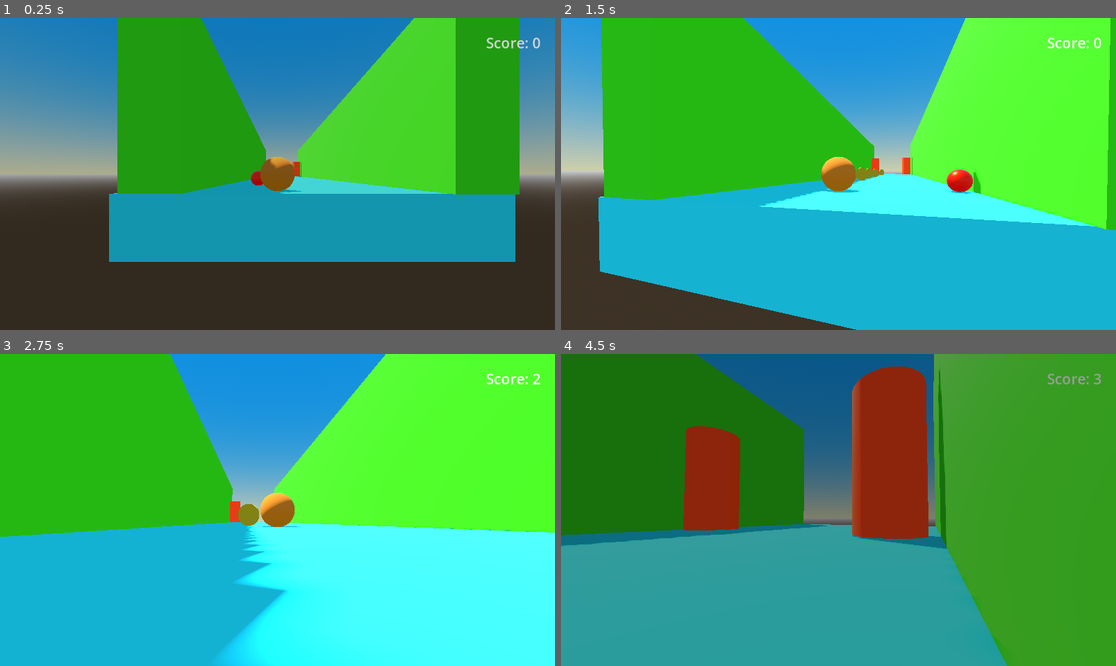
Above: before the commit, frames 1-4 (two rows, left to right).
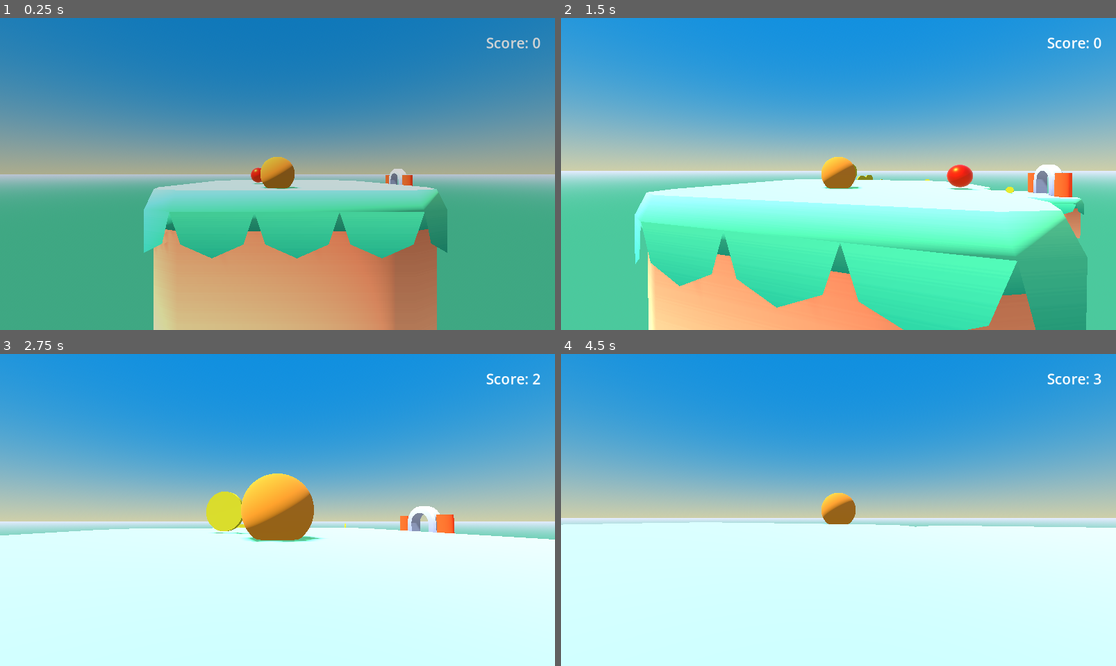
Above: after the commit, the same moments.

Repository: gutierrezArmando/test-01
Game: Godot game, scene res://test.tscn
Two runs of this game, one before a commit and one after it. Both use one fixed random seed, a clock stepped at 60 frames per second and the inputs below.
Inputs (mouse positions are in pixels of both pictures, inside the frame that each line leads up to):
- Up to frame 1 (0.25 s): no input
- Up to frame 2 (1.5 s): move the mouse to (866, 174) at 0.52 s; hold W (move_up) from 0.53 s (still down); move the mouse to (810, 174) at 1.27 s
- Up to frame 3 (2.75 s): keep holding W (move_up); move the mouse to (288, 503) at 2.02 s
- Up to frame 4 (4.5 s): keep holding W (move_up); move the mouse to (832, 516) at 2.77 s; move the mouse to (877, 513) at 3.52 s; move the mouse to (794, 506) at 4.27 s

The runs differ from the first frame. In frame 1, 76% of the frame differs, in the area x 0-100%, y 0-100%; in frame 2, 86%; in frame 3, 90%; in frame 4, 100%.

Commit message:
Juego utulizando Assets predefinidos

Diff:
--- a/change_scene_area.tscn
+++ b/change_scene_area.tscn
@@ -1,6 +1,7 @@
-[gd_scene load_steps=6 format=3 uid="uid://cdv1xxfppie2x"]
+[gd_scene load_steps=7 format=3 uid="uid://cdv1xxfppie2x"]
 
 [ext_resource type="Script" uid="uid://cot43rih6hvhr" path="res://change_scene_area.gd" id="1_ctyqb"]
+[ext_resource type="ArrayMesh" uid="uid://ct1ffd6nov6u0" path="res://OBJ format/door-large-open.obj" id="2_rr4gq"]
 
 [sub_resource type="BoxShape3D" id="BoxShape3D_8asm6"]
 size = Vector3(1.8050537, 1, 1)
@@ -23,7 +24,7 @@
 shape = SubResource("BoxShape3D_8asm6")
 
 [node name="MeshInstance3D" type="MeshInstance3D" parent="."]
-transform = Transform3D(0.65, 0, 0, 0, 0.65, 0, 0, 0, 0.65, -1.2371905, 0, 0)
+transform = Transform3D(0.65, 0, 0, 0, 0.65, 0, 0, 0, 0.65, -1.2371905, 0.104162335, 0)
 mesh = SubResource("CylinderMesh_rr4gq")
 
 [node name="StaticBody3D" type="StaticBody3D" parent="MeshInstance3D"]
@@ -32,7 +33,7 @@
 shape = SubResource("CylinderShape3D_mj7ab")
 
 [node name="MeshInstance3D2" type="MeshInstance3D" parent="."]
-transform = Transform3D(0.65, 0, 0, 0, 0.65, 0, 0, 0, 0.65, 1.1747361, 0, 0)
+transform = Transform3D(0.65, 0, 0, 0, 0.65, 0, 0, 0, 0.65, 1.1747361, 0.104162335, 0)
 mesh = SubResource("CylinderMesh_rr4gq")
 
 [node name="StaticBody3D" type="StaticBody3D" parent="MeshInstance3D2"]
@@ -40,4 +41,8 @@
 [node name="CollisionShape3D" type="CollisionShape3D" parent="MeshInstance3D2/StaticBody3D"]
 shape = SubResource("CylinderShape3D_mj7ab")
 
+[node name="DoorLargeOpen" type="MeshInstance3D" parent="."]
+transform = Transform3D(1.8000001, 0, 0, 0, 1.8000001, 0, 0, 0, 1.8000001, -0.032492302, -0.5475446, 0.0060936213)
+mesh = ExtResource("2_rr4gq")
+
 [connection signal="body_entered" from="." to="." method="_on_body_entered"]
--- /dev/null
+++ b/kill_area.gd
@@ -0,0 +1,7 @@
+#kill_area.gd
+extends Area3D
+
+#conectado desde la sección de señales
+func _on_body_entered(body: Node3D) -> void:
+	if body is Player and body.has_method("kill"):
+		body.kill()
--- /dev/null
+++ b/kill_area.tscn
@@ -0,0 +1,15 @@
+[gd_scene load_steps=3 format=3 uid="uid://dv7wtql0lffj4"]
+
+[ext_resource type="Script" uid="uid://ctoleqrh1cu54" path="res://kill_area.gd" id="1_8lwfm"]
+
+[sub_resource type="BoxShape3D" id="BoxShape3D_qctm6"]
+size = Vector3(200, 1, 200)
+
+[node name="KillArea" type="Area3D"]
+collision_mask = 3
+script = ExtResource("1_8lwfm")
+
+[node name="CollisionShape3D" type="CollisionShape3D" parent="."]
+shape = SubResource("BoxShape3D_qctm6")
+
+[connection signal="body_entered" from="." to="." method="_on_body_entered"]
--- a/player/player.gd
+++ b/player/player.gd
@@ -36,4 +36,5 @@
 	GameManager.fade_out()
 	hide()
 	await GameManager.animation_player.animation_finished
+	GameManager.score=0
 	get_tree().call_deferred("reload_current_scene")
--- a/test.tscn
+++ b/test.tscn
@@ -1,15 +1,18 @@
-[gd_scene load_steps=14 format=3 uid="uid://p5py6j4k0oo3"]
+[gd_scene load_steps=15 format=3 uid="uid://p5py6j4k0oo3"]
 
 [ext_resource type="PackedScene" uid="uid://oy1fs40ohdek" path="res://player/player.tscn" id="1_37kl0"]
+[ext_resource type="ArrayMesh" uid="uid://q8il0oumkl11" path="res://OBJ format/block-grass-overhang-large.obj" id="1_g14j6"]
 [ext_resource type="PackedScene" uid="uid://c51xfgwmy4uue" path="res://coins/coin_collected.tscn" id="2_8uh7m"]
 [ext_resource type="PackedScene" uid="uid://gxvlj7nil6l" path="res://hud/hud.tscn" id="3_6uqi0"]
 [ext_resource type="PackedScene" uid="uid://cdv1xxfppie2x" path="res://change_scene_area.tscn" id="4_ppyta"]
 [ext_resource type="PackedScene" uid="uid://b55n6a8k7ekyw" path="res://Enemy/EnemyBG.tscn" id="5_ykrsh"]
+[ext_resource type="PackedScene" uid="uid://dv7wtql0lffj4" path="res://kill_area.tscn" id="7_vbegm"]
 
 [sub_resource type="ProceduralSkyMaterial" id="ProceduralSkyMaterial_mf4mk"]
 sky_top_color = Color(0.061662085, 0.43387994, 0.774739, 1)
 sky_horizon_color = Color(0.67784494, 0.6847582, 0.5251967, 1)
-ground_horizon_color = Color(0.66224277, 0.6717428, 0.6867428, 1)
+ground_bottom_color = Color(0.23921569, 0.654902, 0.48235294, 1)
+ground_horizon_color = Color(0.80784315, 0.85490197, 1, 1)
 
 [sub_resource type="Sky" id="Sky_37kl0"]
 sky_material = SubResource("ProceduralSkyMaterial_mf4mk")
@@ -21,11 +24,8 @@
 ambient_light_sky_contribution = 0.0
 tonemap_mode = 2
 
-[sub_resource type="StandardMaterial3D" id="StandardMaterial3D_mf4mk"]
-albedo_color = Color(0.10266092, 0.6854177, 0.8485783, 1)
-
-[sub_resource type="StandardMaterial3D" id="StandardMaterial3D_37kl0"]
-albedo_color = Color(0.16359085, 0.7140984, 0, 1)
+[sub_resource type="BoxShape3D" id="BoxShape3D_vbegm"]
+size = Vector3(1.9543457, 0.92041016, 2.0224304)
 
 [sub_resource type="Animation" id="Animation_ykrsh"]
 resource_name = "EnemiesMovement"
@@ -34,7 +34,7 @@
 tracks/0/type = "value"
 tracks/0/imported = false
 tracks/0/enabled = true
-tracks/0/path = NodePath("EnemyBg:position")
+tracks/0/path = NodePath("Enemies/EnemyBg:position")
 tracks/0/interp = 1
 tracks/0/loop_wrap = true
 tracks/0/keys = {
@@ -43,13 +43,25 @@
 "update": 0,
 "values": [Vector3(1.1049461, 1.8118421, -0.8849394), Vector3(1.1049461, 1.8118421, 1.8520467), Vector3(1.1049461, 1.8118421, -0.8849394)]
 }
+tracks/1/type = "value"
+tracks/1/imported = false
+tracks/1/enabled = true
+tracks/1/path = NodePath("Enemies/EnemyBg2:position")
+tracks/1/interp = 1
+tracks/1/loop_wrap = true
+tracks/1/keys = {
+"times": PackedFloat32Array(0, 1.5, 3),
+"transitions": PackedFloat32Array(1, 1, 1),
+"update": 0,
+"values": [Vector3(14.987537, 1.0583898, 3.4660442), Vector3(11.38025, 1.0583898, 3.4660442), Vector3(14.987537, 1.0583898, 3.4660442)]
+}
 
 [sub_resource type="Animation" id="Animation_g14j6"]
 length = 0.001
 tracks/0/type = "value"
 tracks/0/imported = false
 tracks/0/enabled = true
-tracks/0/path = NodePath("EnemyBg:position")
+tracks/0/path = NodePath("Enemies/EnemyBg:position")
 tracks/0/interp = 1
 tracks/0/loop_wrap = true
 tracks/0/keys = {
@@ -58,6 +70,18 @@
 "update": 0,
 "values": [Vector3(1.1049461, 1.8118421, -0.8849394)]
 }
+tracks/1/type = "value"
+tracks/1/imported = false
+tracks/1/enabled = true
+tracks/1/path = NodePath("Enemies/EnemyBg2:position")
+tracks/1/interp = 1
+tracks/1/loop_wrap = true
+tracks/1/keys = {
+"times": PackedFloat32Array(0),
+"transitions": PackedFloat32Array(1),
+"update": 0,
+"values": [Vector3(14.987537, 1.0583898, 3.4660442)]
+}
 
 [sub_resource type="AnimationLibrary" id="AnimationLibrary_g14j6"]
 _data = {
@@ -71,62 +95,134 @@
 environment = SubResource("Environment_8uh7m")
 
 [node name="DirectionalLight3D" type="DirectionalLight3D" parent="."]
-transform = Transform3D(-0.8660254, -0.43301278, 0.25, 0, 0.49999997, 0.86602545, -0.50000006, 0.75, -0.43301266, 1.8848171, 4.503622, 0)
+transform = Transform3D(-0.9863633, 0.14253283, -0.082291365, 2.7805946e-08, 0.49999994, 0.86602545, 0.16458273, 0.85421574, -0.49318165, 18.504845, 4.503622, 0)
 shadow_enabled = true
 
-[node name="CSGBox3D" type="CSGBox3D" parent="."]
-transform = Transform3D(1, 0, 0, 0, 1, 0, 0, 0, 1, 8.560934, 1.2507449, 0.37742996)
-use_collision = true
-size = Vector3(18.286072, 0.8165283, 4.87368)
-material = SubResource("StandardMaterial3D_mf4mk")
-
-[node name="CSGBox3D3" type="CSGBox3D" parent="."]
-transform = Transform3D(1, 0, 0, 0, 1, 0, 0, 0, 1, 8.590685, 2.9649525, -1.5750961)
-use_collision = true
-size = Vector3(18.353699, 2.607605, 0.7501831)
-material = SubResource("StandardMaterial3D_37kl0")
-
-[node name="CSGBox3D4" type="CSGBox3D" parent="."]
-transform = Transform3D(1, 0, 0, 0, 1, 0, 0, 0, 1, 8.62816, 2.9649525, 2.413743)
-use_collision = true
-size = Vector3(18.55072, 2.607605, 0.7501831)
-material = SubResource("StandardMaterial3D_37kl0")
+[node name="Scene" type="Node3D" parent="."]
+
+[node name="BlockGrassOverhangLarge" type="MeshInstance3D" parent="Scene"]
+transform = Transform3D(2, 0, 0, 0, 2, 0, 0, 0, 2, 1.4622892, -0.36188698, 0.19089222)
+mesh = ExtResource("1_g14j6")
+skeleton = NodePath("../..")
+
+[node name="StaticBody3D" type="StaticBody3D" parent="Scene/BlockGrassOverhangLarge"]
+
+[node name="CollisionShape3D" type="CollisionShape3D" parent="Scene/BlockGrassOverhangLarge/StaticBody3D"]
+transform = Transform3D(1, 0, 0, 0, 1, 0, 0, 0, 1, 0.0057373047, 0.51788723, -0.0034637451)
+shape = SubResource("BoxShape3D_vbegm")
+
+[node name="BlockGrassOverhangLarge2" type="MeshInstance3D" parent="Scene"]
+transform = Transform3D(2, 0, 0, 0, 2, 0, 0, 0, 2, 5.223682, -0.6709385, 0.19089222)
+mesh = ExtResource("1_g14j6")
+skeleton = NodePath("../..")
+
+[node name="StaticBody3D" type="StaticBody3D" parent="Scene/BlockGrassOverhangLarge2"]
+
+[node name="CollisionShape3D" type="CollisionShape3D" parent="Scene/BlockGrassOverhangLarge2/StaticBody3D"]
+transform = Transform3D(1, 0, 0, 0, 1, 0, 0, 0, 1, 0.0057373047, 0.51788723, -0.0034637451)
+shape = SubResource("BoxShape3D_vbegm")
+
+[node name="BlockGrassOverhangLarge3" type="MeshInstance3D" parent="Scene"]
+transform = Transform3D(2, 0, 0, 0, 2, 0, 0, 0, 2, 9.2320595, -1.0783453, 0.19089222)
+mesh = ExtResource("1_g14j6")
+skeleton = NodePath("../..")
+
+[node name="StaticBody3D" type="StaticBody3D" parent="Scene/BlockGrassOverhangLarge3"]
+
+[node name="CollisionShape3D" type="CollisionShape3D" parent="Scene/BlockGrassOverhangLarge3/StaticBody3D"]
+transform = Transform3D(1, 0, 0, 0, 1, 0, 0, 0, 1, 0.0057373047, 0.51788723, -0.0034637451)
+shape = SubResource("BoxShape3D_vbegm")
+
+[node name="BlockGrassOverhangLarge4" type="MeshInstance3D" parent="Scene"]
+transform = Transform3D(2, 0, 0, 0, 2, 0, 0, 0, 2, 13.228864, -1.0783453, 0.19089222)
+mesh = ExtResource("1_g14j6")
+skeleton = NodePath("../..")
+
+[node name="StaticBody3D" type="StaticBody3D" parent="Scene/BlockGrassOverhangLarge4"]
+
+[node name="CollisionShape3D" type="CollisionShape3D" parent="Scene/BlockGrassOverhangLarge4/StaticBody3D"]
+transform = Transform3D(1, 0, 0, 0, 1, 0, 0, 0, 1, 0.0057373047, 0.51788723, -0.0034637451)
+shape = SubResource("BoxShape3D_vbegm")
+
+[node name="BlockGrassOverhangLarge5" type="MeshInstance3D" parent="Scene"]
+transform = Transform3D(2, 0, 0, 0, 2, 0, 0, 0, 2, 13.228864, -1.0783453, 4.13344)
+mesh = ExtResource("1_g14j6")
+skeleton = NodePath("../..")
+
+[node name="StaticBody3D" type="StaticBody3D" parent="Scene/BlockGrassOverhangLarge5"]
+
+[node name="CollisionShape3D" type="CollisionShape3D" parent="Scene/BlockGrassOverhangLarge5/StaticBody3D"]
+transform = Transform3D(1, 0, 0, 0, 1, 0, 0, 0, 1, 0.0057373047, 0.51788723, -0.0034637451)
+shape = SubResource("BoxShape3D_vbegm")
+
+[node name="BlockGrassOverhangLarge6" type="MeshInstance3D" parent="Scene"]
+transform = Transform3D(2, 0, 0, 0, 2, 0, 0, 0, 2, 13.228864, -1.5204172, 8.057005)
+mesh = ExtResource("1_g14j6")
+skeleton = NodePath("../..")
+
+[node name="StaticBody3D" type="StaticBody3D" parent="Scene/BlockGrassOverhangLarge6"]
+
+[node name="CollisionShape3D" type="CollisionShape3D" parent="Scene/BlockGrassOverhangLarge6/StaticBody3D"]
+transform = Transform3D(1, 0, 0, 0, 1, 0, 0, 0, 1, 0.0057373047, 0.51788723, -0.0034637451)
+shape = SubResource("BoxShape3D_vbegm")
+
+[node name="Collecters" type="Node3D" parent="."]
+
+[node name="CoinCollected" parent="Collecters" instance=ExtResource("2_8uh7m")]
+transform = Transform3D(1, 0, 0, 0, 1, 0, 0, 0, 1, 2.597927, 1.8525846, 0)
+rotation_speed = 0.15
+
+[node name="CoinCollected2" parent="Collecters" instance=ExtResource("2_8uh7m")]
+transform = Transform3D(1, 0, 0, 0, 1, 0, 0, 0, 1, 4.109276, 1.5435331, 0)
+rotation_speed = 0.15
+
+[node name="CoinCollected3" parent="Collecters" instance=ExtResource("2_8uh7m")]
+transform = Transform3D(1, 0, 0, 0, 1, 0, 0, 0, 1, 5.6320267, 1.5435331, 0)
+rotation_speed = 0.15
+
+[node name="CoinCollected4" parent="Collecters" instance=ExtResource("2_8uh7m")]
+transform = Transform3D(1, 0, 0, 0, 1, 0, 0, 0, 1, 7.765049, 1.1361263, 0)
+rotation_speed = 0.15
+
+[node name="CoinCollected5" parent="Collecters" instance=ExtResource("2_8uh7m")]
+transform = Transform3D(1, 0, 0, 0, 1, 0, 0, 0, 1, 11.424601, 1.1361263, 0)
+rotation_speed = 0.15
+
+[node name="CoinCollected6" parent="Collecters" instance=ExtResource("2_8uh7m")]
+transform = Transform3D(-4.371139e-08, 0, -1, 0, 1, 0, 1, 0, -4.371139e-08, 13.263246, 1.1361263, 2.9654336)
+rotation_speed = 0.15
+
+[node name="CoinCollected7" parent="Collecters" instance=ExtResource("2_8uh7m")]
+transform = Transform3D(-4.371139e-08, 0, -1, 0, 1, 0, 1, 0, -4.371139e-08, 13.263246, 1.1361263, 5.0814304)
+rotation_speed = 0.15
+
+[node name="CoinCollected8" parent="Collecters" instance=ExtResource("2_8uh7m")]
+transform = Transform3D(-4.371139e-08, 0, -1, 0, 1, 0, 1, 0, -4.371139e-08, 13.263246, 0.69405437, 7.7141237)
+rotation_speed = 0.15
 
 [node name="Player" parent="." instance=ExtResource("1_37kl0")]
 transform = Transform3D(-2.1418577e-08, 0, -0.48999995, 0, 0.48999995, 0, 0.48999995, 0, -2.1418577e-08, -0.07772744, 1.7626166, -0.038675785)
 speed = 0.1
 
-[node name="CoinCollected" parent="." instance=ExtResource("2_8uh7m")]
-transform = Transform3D(1, 0, 0, 0, 1, 0, 0, 0, 1, 2.597927, 1.8525846, 0)
-rotation_speed = 0.15
-
-[node name="CoinCollected2" parent="." instance=ExtResource("2_8uh7m")]
-transform = Transform3D(1, 0, 0, 0, 1, 0, 0, 0, 1, 4.109276, 1.8525846, 0)
-rotation_speed = 0.15
-
-[node name="CoinCollected3" parent="." instance=ExtResource("2_8uh7m")]
-transform = Transform3D(1, 0, 0, 0, 1, 0, 0, 0, 1, 5.6320267, 1.8525846, 0)
-rotation_speed = 0.15
-
-[node name="CoinCollected4" parent="." instance=ExtResource("2_8uh7m")]
-transform = Transform3D(1, 0, 0, 0, 1, 0, 0, 0, 1, 7.765049, 1.8525846, 0)
-rotation_speed = 0.15
-
-[node name="CoinCollected5" parent="." instance=ExtResource("2_8uh7m")]
-transform = Transform3D(1, 0, 0, 0, 1, 0, 0, 0, 1, 11.424601, 1.8525846, 0)
-rotation_speed = 0.15
-
 [node name="HUD" parent="." instance=ExtResource("3_6uqi0")]
 
 [node name="ChangeSceneArea" parent="." instance=ExtResource("4_ppyta")]
-transform = Transform3D(-4.371139e-08, 0, 1, 0, 1, 0, -1, 0, -4.371139e-08, 14.97242, 2.320374, 0.3792944)
+transform = Transform3D(1, 0, 0, 0, 1, 0, 0, 0, 1, 13.334782, 1.0087566, 9.615038)
 nextScene = "res://test2.tscn"
-
-[node name="EnemyBg" parent="." instance=ExtResource("5_ykrsh")]
-transform = Transform3D(0.3, 0, 0, 0, 0.3, 0, 0, 0, 0.3, 1.1049461, 1.8118421, -0.8849394)
 
 [node name="AnimationPlayer" type="AnimationPlayer" parent="."]
 libraries = {
 &"": SubResource("AnimationLibrary_g14j6")
 }
 autoplay = "EnemiesMovement"
+
+[node name="Enemies" type="Node3D" parent="."]
+
+[node name="EnemyBg" parent="Enemies" instance=ExtResource("5_ykrsh")]
+transform = Transform3D(0.3, 0, 0, 0, 0.3, 0, 0, 0, 0.3, 1.1049461, 1.8118421, -0.8849394)
+
+[node name="EnemyBg2" parent="Enemies" instance=ExtResource("5_ykrsh")]
+transform = Transform3D(0.3, 0, 0, 0, 0.3, 0, 0, 0, 0.3, 14.987537, 1.0583898, 3.4660442)
+
+[node name="KillArea" parent="." instance=ExtResource("7_vbegm")]
+transform = Transform3D(1, 0, 0, 0, 1, 0, 0, 0, 1, 7.86895, -0.9348402, 0)
--- a/test2.tscn
+++ b/test2.tscn
@@ -104,6 +104,5 @@
 [node name="HUD" parent="." instance=ExtResource("3_yerdr")]
 
 [node name="ChangeSceneArea" parent="." instance=ExtResource("4_2pks0")]
-transform = Transform3D(-4.371139e-08, 0, -1, 0, 1, 0, 1, 0, -4.371139e-08, 14.9890995, 1.4329939, 0.48905444)
-collision_mask = 3
+transform = Transform3D(-4.371139e-08, 0, -1, 0, 1, 0, 1, 0, -4.371139e-08, 14.9890995, 1.3483522, 0.48905444)
 nextScene = "res://test.tscn"
Binary file added: OBJ format/Textures/colormap.png
Not shown, added: OBJ format/Textures/colormap.png.import
Not shown, added: OBJ format/arrow.mtl
Not shown, added: OBJ format/arrow.obj
Not shown, added: OBJ format/arrow.obj.import
Not shown, added: OBJ format/arrows.mtl
Not shown, added: OBJ format/arrows.obj
Not shown, added: OBJ format/arrows.obj.import
Not shown, added: OBJ format/barrel.mtl
Not shown, added: OBJ format/barrel.obj
Not shown, added: OBJ format/barrel.obj.import
Not shown, added: OBJ format/block-grass-corner-low.mtl
(and 417 more such lines)
